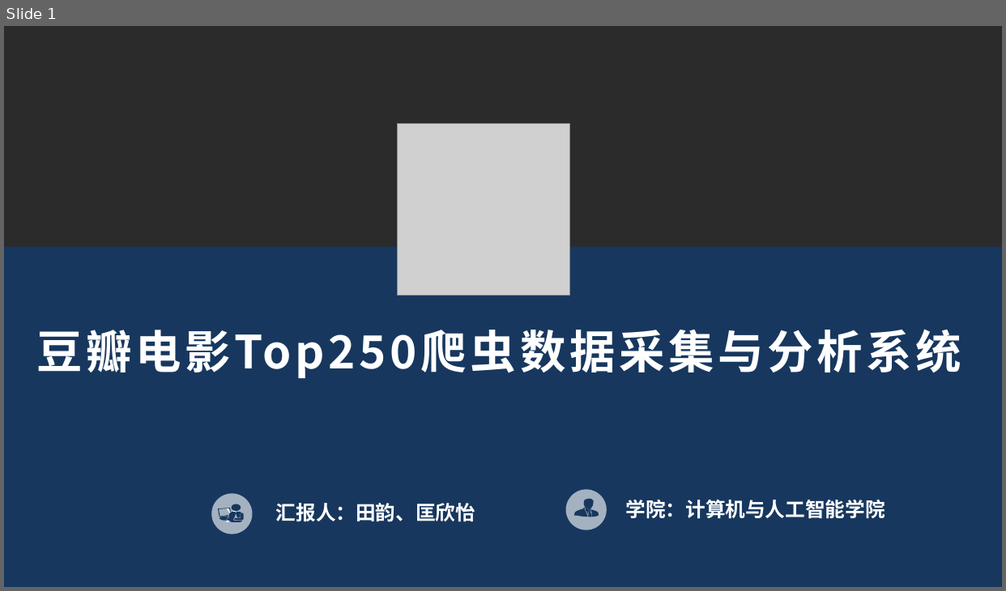
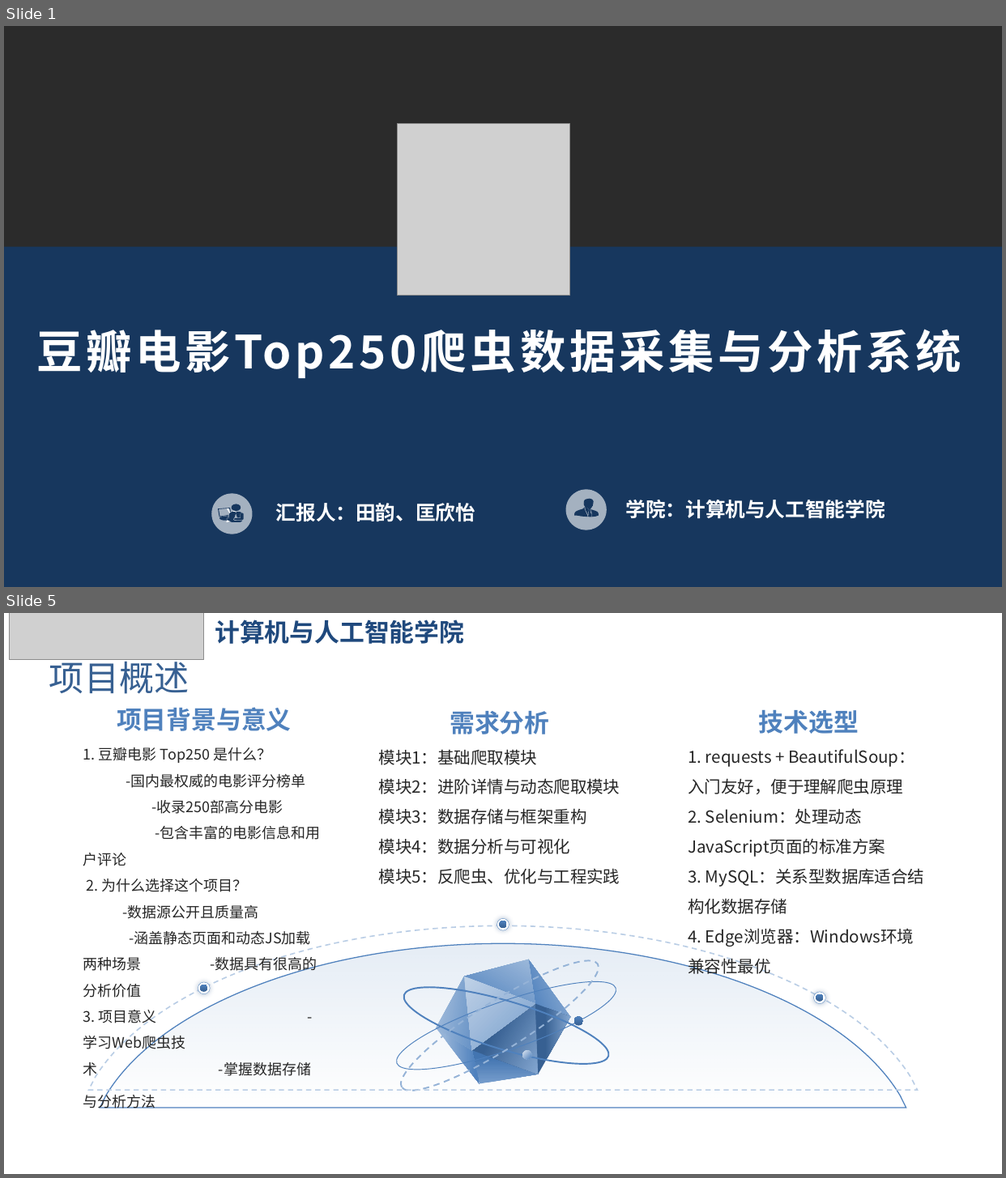
Before and after one commit to ty131421/spider_project, a slide deck: 豆瓣爬虫.pptx. Shown one above the other, each under a label of ours: slide 1 before the commit, slides 1 and 5 after it; the slides between them are not shown. The pictures are 1006x591 and 1006x1178 pixels, drawn with LibreOffice and Linux fonts; fonts in the diff are those of the drawing; grey boxes stand for pictures; background and template pictures are left out; a plain dark background stands for a picture behind light text. Boxes give left, top, right and bottom in pixels: in the first picture for what was removed or moved away, otherwise in the second. Text is boxed around its words. In the diff, an @@ line names an element or a change of style, - is before the commit and + after.

Commit message:
完成项目概述、基础爬取模块、进阶详情与动态爬取模块、数据存储方案（前半部分）的ppt内容

```diff
--- a/豆瓣爬虫.pptx
+++ b/豆瓣爬虫.pptx
@@ slide 5 added at <box>4,613,1002,1174</box>, background picture (left out) @@
@@ picture added at <box>9,613,204,659</box> @@
@@ text added at <box>215,619,464,644</box>, 24 pt, text #1F497D, bold @@
+计算机与人工智能学院
@@ title added at <box>49,656,189,694</box>, 33.6 pt, text #376092 @@
+项目概述
@@ text added at <box>117,707,292,731</box>, 24 pt, text #4F81BD, bold @@
+项目背景与意义
@@ text added at <box>450,711,549,735</box>, 24 pt, text #4F81BD, bold @@
+需求分析
@@ text added at <box>759,710,859,734</box>, 24 pt, text #4F81BD, bold @@
+技术选型
@@ text added at <box>83,747,320,1076</box>, 14 pt, text #262626 @@
+1. 豆瓣电影 Top250 是什么？ -国内最权威的电影评分榜单 -收录250部高分电影 -包含丰富的电影信息和用户评论
+2. 为什么选择这个项目？ -数据源公开且质量高 -涵盖静态页面和动态JS加载两种场景 -数据具有很高的分析价值
+3. 项目意义 -学习Web爬虫技术 -掌握数据存储与分析方法
@@ text added at <box>379,749,620,884</box>, 16 pt, text #262626 @@
+模块1：基础爬取模块
+模块2：进阶详情与动态爬取模块
+模块3：数据存储与框架重构
+模块4：数据分析与可视化
+模块5：反爬虫、优化与工程实践
@@ text added at <box>688,749,924,947</box>, 16 pt, text #262626 @@
+1. requests + BeautifulSoup：入门友好，便于理解爬虫原理
+2. Selenium：处理动态JavaScript页面的标准方案
+3. MySQL：关系型数据库适合结构化数据存储
+4. Edge浏览器：Windows环境兼容性最优
@@ line added from (503, 918) to (503, 865), #4F81BD 1 pt @@
@@ freeform shape added at <box>88,926,918,1090</box>, outline #4F81BD 1.25 pt dashed @@
@@ ellipse added at <box>497,918,509,931</box>, fill #FFFFFF, outline #4F81BD 0.25 pt @@
@@ ellipse added at <box>500,921,507,928</box>, fill gradient #376092 to #4F81BD @@
@@ freeform shape added at <box>100,944,906,1108</box>, fill gradient #4F81BD, outline #4F81BD 1 pt @@
@@ line added from (204, 982) to (204, 929), #4F81BD 1 pt @@
@@ ellipse added at <box>389,943,611,1108</box>, outline #4F81BD 1.5 pt dashed @@
@@ line added from (820, 992) to (820, 939), #4F81BD 1 pt @@
@@ ellipse added at <box>389,965,624,1086</box>, outline #4F81BD 0.75 pt @@
@@ ellipse added at <box>398,972,616,1080</box>, outline #4F81BD 1.5 pt @@
@@ freeform shape added at <box>436,977,472,1051</box>, fill gradient #A7C0DE to #6893C6 @@
@@ freeform shape added at <box>464,960,535,1003</box>, fill gradient #9EBADB to #4F81BD @@
@@ freeform shape added at <box>464,977,535,1051</box>, fill gradient #C0D2E7 to #779ECC @@
@@ freeform shape added at <box>529,960,571,1017</box>, fill gradient #95B3D7 to #4F81BD @@
@@ ellipse added at <box>198,982,210,994</box>, fill #FFFFFF, outline #4F81BD 0.25 pt @@
@@ ellipse added at <box>200,985,207,993</box>, fill gradient #376092 to #4F81BD @@
@@ ellipse added at <box>814,992,826,1003</box>, fill #FFFFFF, outline #4F81BD 0.25 pt @@
@@ ellipse added at <box>816,994,824,1002</box>, fill gradient #376092 to #4F81BD @@
@@ freeform shape added at <box>472,1003,538,1074</box>, fill gradient #376092 to #84A7D1 @@
@@ freeform shape added at <box>535,1003,571,1074</box>, fill gradient #376092 to #84A7D1 @@
@@ ellipse added at <box>574,1017,583,1026</box>, fill gradient #376092 to #4F81BD @@
@@ freeform shape added at <box>436,1029,479,1084</box>, fill gradient #95B3D7 to #4F81BD @@
@@ freeform shape added at <box>472,1051,538,1084</box>, fill gradient #769DCC to #4375B1 @@
@@ ellipse added at <box>522,1051,532,1060</box>, fill gradient #DCE6F2 to #4F81BD @@
```
Also in this commit, not shown: 8 slides changed, 8 other slides added, 1 slide removed.
